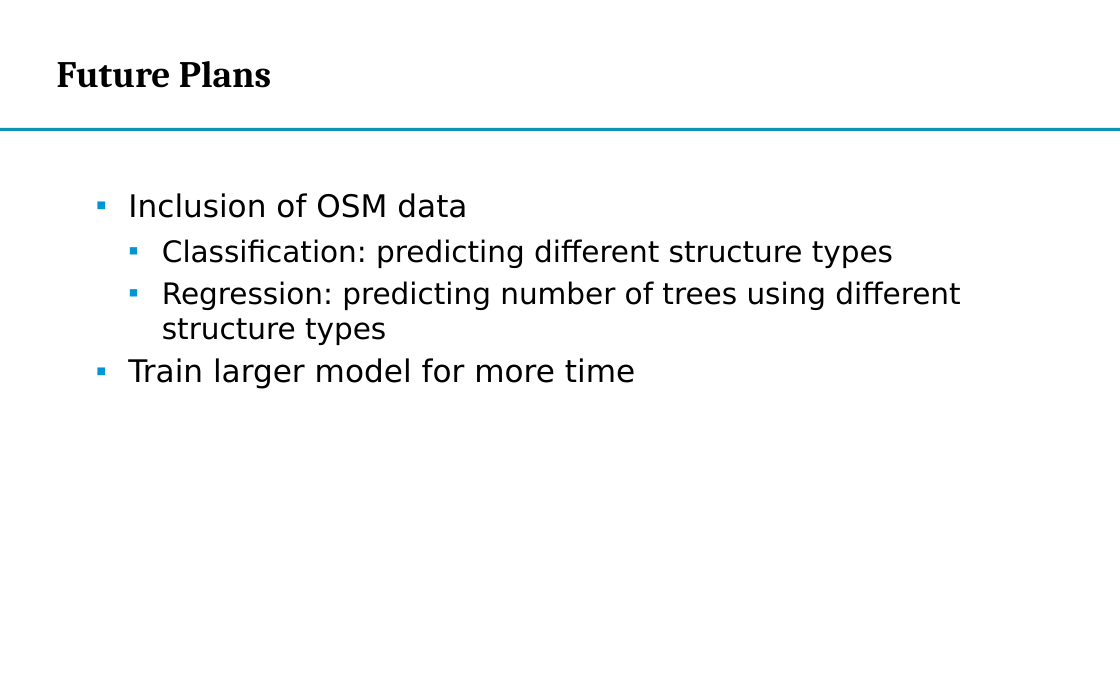
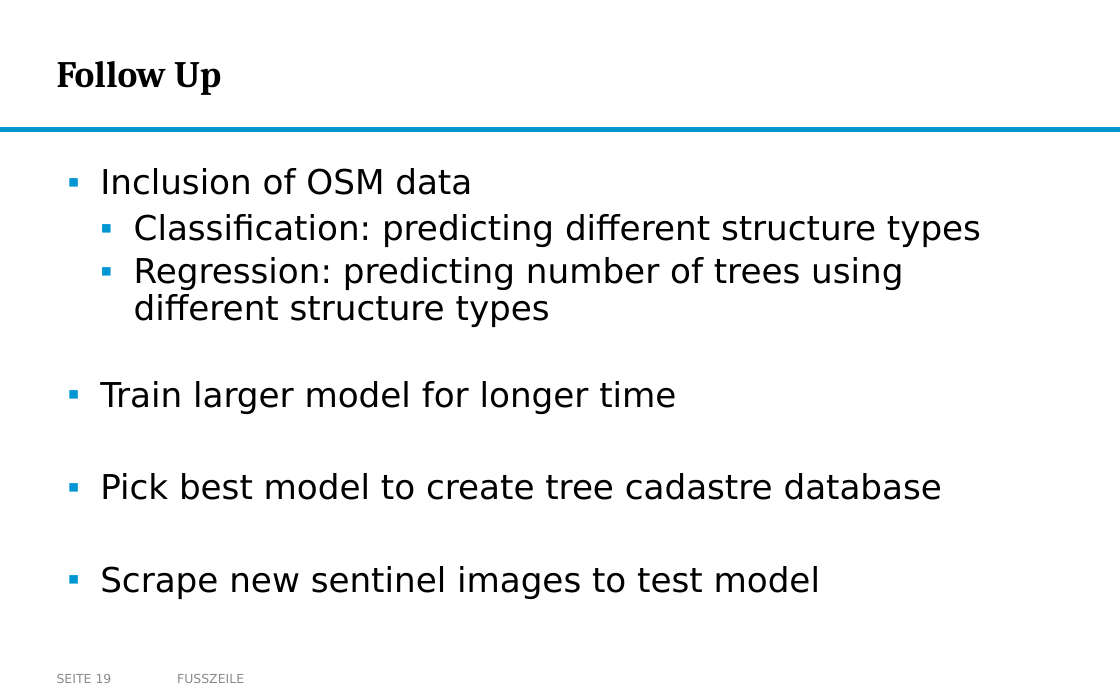
Before and after one commit to nikmaster/wu_dslab_infrared-city, a slide deck: slide 19 of deliverables/3b. intermediate slides/Intermediate Slides.pptx. Drawn at 1120x700 pixels with LibreOffice and Linux fonts; fonts in the diff are those of the drawing; background and template pictures are left out. Boxes give left, top, right and bottom in pixels: in the first picture for what was removed or moved away, otherwise in the second. Text is boxed around its words. In the diff, an @@ line names an element or a change of style, - is before the commit and + after.

```diff
--- a/deliverables/3b. intermediate slides/Intermediate Slides.pptx
+++ b/deliverables/3b. intermediate slides/Intermediate Slides.pptx
@@ title at (57,61,221,95): text changed @@
-Future Plans
+Follow Up
@@ text "Inclusion of OSM data": place and size @@
-text "Inclusion of OSM data" at (128,193,960,389)
+text "Inclusion of OSM data" at (100,168,981,599)
@@ text at (100,168,981,327): size 20 to 22 pt in "Inclusion of OSM data"; size 19 to 22 pt in "Classification: predicting different structure types", "Regression: predicting number of trees using different ..."; line spacing 1 to 0.9 @@
@@ text at (100,381,942,599): text changed; size 20 to 22 pt @@
-▪ Train larger model for more time
+▪ Train larger model for longer time
+▪ Pick best model to create tree cadastre database
+▪ Scrape new sentinel images to test model
@@ page number added at (57,674,112,683), 8 pt, text #8C8C8C @@
+SEITE 19
@@ text added at (177,674,244,683), 8 pt, text #8C8C8C @@
+FUSSZEILE
```
Also in this commit, not shown: 4 other slides changed, 1 slide added, 1 slide removed.
